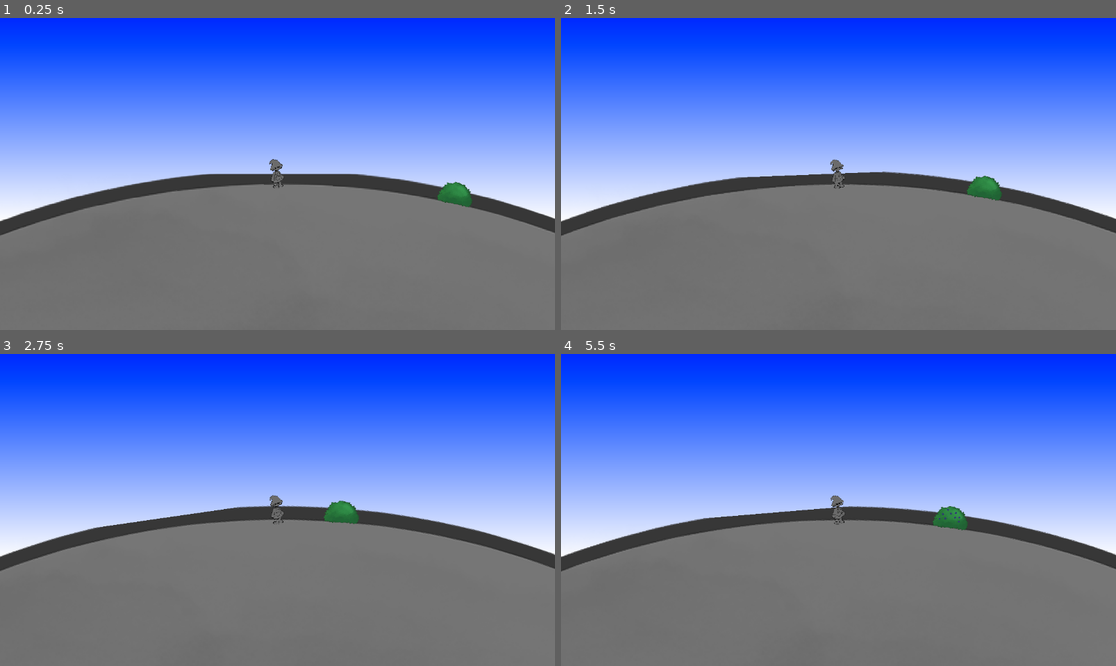
Above: before the commit, frames 1-4 (two rows, left to right).
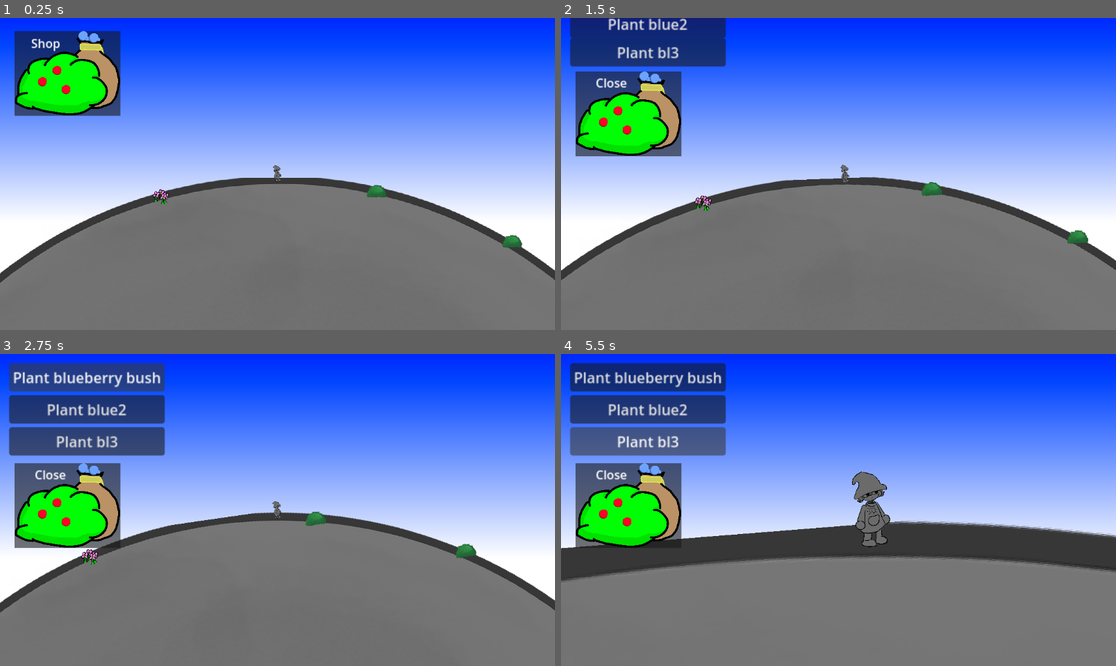
Above: after the commit, the same moments.

Repository: Jarten0/farming_loops
Game: Godot game, scene res://global/main_scene.tscn
Same seed, same stepped clock (60 frames per second), same inputs: the game is played once before the commit and once after it.
Inputs (mouse positions are in pixels of both pictures, inside the frame that each line leads up to):
- Up to frame 1 (0.25 s): no input
- Up to frame 2 (1.5 s): click (627, 74) at 0.52 s; hold D (move_right) from 1.28 s (still down); tap Space (harvest) at 1.35 s
- Up to frame 3 (2.75 s): tap Z (plant, bound only after the commit) at 1.55 s; release D (move_right) at 2 s; click (88, 375) at 2 s, where only the run after the commit has a clickable "Plant blueberry bush"
- Up to frame 4 (5.5 s): click (649, 410) at 2.75 s, where only the run after the commit has a clickable "Plant blue2"; click (649, 441) at 3.5 s, where only the run after the commit has a clickable "Plant bl3"; tap Enter at 4.25 s; hold A (move_left) 4.28-5.03 s; tap Z (plant, bound only after the commit) at 4.35 s; tap P (plant, bound only before the commit) at 4.55, 5.1 s; hold D (move_right) from 5.03 s (still down); tap Tab (toggle_camera, bound only after the commit) at 5.3 s

The runs differ from the first frame. In frame 1, 14% of the frame differs, in the area x 0-100%, y 4-85%; in frame 2, 18%; in frame 3, 20%; in frame 4, 25%, in the area x 0-100%, y 2-73%.
Error after the commit: Parse Error: Too few arguments for "count()" call. Expected at least 1 but received 0. (res://plants/plant.gd:28)

Commit message:
late night push idk whats on this

Diff:
--- a/global/attachable.gd
+++ b/global/attachable.gd
@@ -5,6 +5,9 @@
 
 
 func _physics_process(delta: float) -> void:
+	if !attached:
+		return
+
 	const DISTANCE: float = 5000; # export on attaching later
 	var new_pos = (global_position - attached.global_position).normalized();
 	global_position = (new_pos * DISTANCE) + attached.global_position;
--- /dev/null
+++ b/global/main_camera.gd
@@ -0,0 +1,29 @@
+extends Camera2D
+
+@export var target: Node2D
+@export_enum( "None", "Player", "Distant", "Space",) var mode
+@export var target_zoom: Vector2
+
+func _process(delta: float) -> void:
+	var target_pos = (target.global_position - global_position)
+	global_position += target_pos * clamp(delta * 10., 0, 1);
+	zoom += (target_zoom - zoom) * clamp(delta * 10., 0, 1);
+
+	if Input.is_action_just_pressed("toggle_camera"):
+		match mode:
+			"Player":
+				mode = "Range"
+			"Range":
+				mode = "Space"
+			"Space":
+				mode = "Player"
+			_:
+				mode = "Player"
+
+	match mode:
+		"Player":
+			target_zoom = Vector2(1, 1)
+		"Range":
+			target_zoom = Vector2(0.2, 0.2)
+		"Space":
+			target_zoom = Vector2(0.02, 0.02)
--- a/global/main_scene.tscn
+++ b/global/main_scene.tscn
@@ -1,13 +1,19 @@
-[gd_scene load_steps=11 format=3 uid="uid://bfefg40nn8vlj"]
+[gd_scene load_steps=17 format=3 uid="uid://bfefg40nn8vlj"]
 
 [ext_resource type="Texture2D" uid="uid://dweer6k68db0r" path="res://protag/character_game_jam.png" id="1_6ebau"]
+[ext_resource type="Script" uid="uid://tnghoijkctsu" path="res://global/main_camera.gd" id="1_xckwb"]
 [ext_resource type="Script" uid="uid://brsiganasfwku" path="res://protag/protag.gd" id="2_6c5vy"]
+[ext_resource type="PackedScene" uid="uid://c3shi0ab66n7r" path="res://shop/shop.tscn" id="2_s18ad"]
 [ext_resource type="Texture2D" uid="uid://dcjn83y1bjgc4" path="res://planets/world.png" id="3_kea51"]
 [ext_resource type="PackedScene" uid="uid://dxfcusyfc08sb" path="res://plants/berry/berry_bush.tscn" id="4_y5dew"]
 [ext_resource type="Script" uid="uid://60veij5n47b6" path="res://global/interaction.gd" id="5_xckwb"]
 [ext_resource type="Texture2D" uid="uid://cr3hkpofs4phx" path="res://planets/sun.png" id="6_6c5vy"]
 [ext_resource type="Shader" uid="uid://dsfw26xqtiyv2" path="res://shaders/Sky_Shader.tres" id="6_y5dew"]
 [ext_resource type="Script" uid="uid://cqi8ky2e2nm1p" path="res://planets/sun.gd" id="7_kea51"]
+[ext_resource type="Texture2D" uid="uid://mcaaebyi6dtk" path="res://plants/flower/basic_bloomer.png" id="11_0ponj"]
+[ext_resource type="Script" uid="uid://b3fhnmv0trj7m" path="res://plants/plant.gd" id="12_pp21b"]
+[ext_resource type="Texture2D" uid="uid://crcqvynlkd3uk" path="res://plants/flower/basic_bloomer_0.png" id="13_qroom"]
+[ext_resource type="Texture2D" uid="uid://cll3gg35glpi4" path="res://plants/flower/basic_bloomer_1.png" id="14_eely4"]
 
 [sub_resource type="QuadMesh" id="QuadMesh_8mm7a"]
 
@@ -20,26 +26,30 @@
 
 [node name="Main Level" type="Node2D"]
 
+[node name="MainCamera" type="Camera2D" parent="." node_paths=PackedStringArray("target")]
+unique_name_in_owner = true
+position = Vector2(-3, 63)
+scale = Vector2(0.1, 0.101038)
+ignore_rotation = false
+zoom = Vector2(0.02, 0.02)
+script = ExtResource("1_xckwb")
+target = NodePath("../Protag")
+mode = 0
+target_zoom = Vector2(0.2, 0.2)
+
 [node name="Protag" type="Sprite2D" parent="." node_paths=PackedStringArray("attached")]
 position = Vector2(-3, 63)
 scale = Vector2(0.1, 0.1)
 texture = ExtResource("1_6ebau")
 script = ExtResource("2_6c5vy")
-berries = null
 plant_type = 1
 attached = NodePath("../Earth")
-
-[node name="MainCamera" type="Camera2D" parent="Protag"]
-unique_name_in_owner = true
-scale = Vector2(1, 1.01038)
-ignore_rotation = false
-zoom = Vector2(0.335, 0.335)
 
 [node name="Earth" type="MeshInstance2D" parent="."]
 z_index = -6
 texture_filter = 1
-position = Vector2(0, 5002)
-scale = Vector2(10000, 10000)
+position = Vector2(0, 5000)
+scale = Vector2(9900, 9900)
 mesh = SubResource("QuadMesh_8mm7a")
 texture = ExtResource("3_kea51")
 
@@ -60,21 +70,6 @@
 position = Vector2(3712, 1540)
 attached = NodePath("../Earth")
 
-[node name="CanvasLayer" type="CanvasLayer" parent="."]
-layer = -1
-
-[node name="ColorRect" type="ColorRect" parent="CanvasLayer"]
-material = SubResource("ShaderMaterial_xckwb")
-anchors_preset = 15
-anchor_right = 1.0
-anchor_bottom = 1.0
-offset_left = -1723.0
-offset_top = -905.0
-offset_right = 565.0
-offset_bottom = 383.0
-grow_horizontal = 2
-grow_vertical = 2
-
 [node name="Sun" type="Sprite2D" parent="." node_paths=PackedStringArray("attached")]
 position = Vector2(120, -7101.4)
 scale = Vector2(1.9, 1.9)
@@ -87,3 +82,55 @@
 color = Color(0.7469, 0.899352, 0.97, 0.431373)
 texture = ExtResource("6_6c5vy")
 texture_scale = 8.0
+metadata/_edit_lock_ = true
+
+[node name="Backdrop" type="CanvasLayer" parent="."]
+layer = -1
+
+[node name="ColorRect" type="ColorRect" parent="Backdrop"]
+material = SubResource("ShaderMaterial_xckwb")
+anchors_preset = 15
+anchor_right = 1.0
+anchor_bottom = 1.0
+offset_left = -1723.0
+offset_top = -905.0
+offset_right = 565.0
+offset_bottom = 383.0
+grow_horizontal = 2
+grow_vertical = 2
+
+[node name="UI" type="CanvasLayer" parent="."]
+
+[node name="Shop" parent="UI" instance=ExtResource("2_s18ad")]
+scale = Vector2(1.9, 1.9)
+
+[node name="Flower" type="Sprite2D" parent="." node_paths=PackedStringArray("attached")]
+position = Vector2(-1289, 235)
+scale = Vector2(0.161815, 0.161815)
+texture = ExtResource("11_0ponj")
+script = ExtResource("12_pp21b")
+Type = null
+progress_to_harvest = null
+progression_rate = 0.16
+ready_to_harvest = null
+stage_textures = Array[Texture]([ExtResource("13_qroom"), ExtResource("14_eely4")])
+attached = NodePath("../Earth")
+
+[node name="Flower2" type="Sprite2D" parent="Flower"]
+position = Vector2(-308.994, 129.778)
+scale = Vector2(1, 1)
+texture = ExtResource("11_0ponj")
+
+[node name="Flower3" type="Sprite2D" parent="Flower"]
+position = Vector2(308.994, 197.756)
+scale = Vector2(1, 1)
+texture = ExtResource("11_0ponj")
+
+[node name="Flower4" type="Sprite2D" parent="Flower"]
+position = Vector2(166.857, 278.095)
+scale = Vector2(1, 1)
+texture = ExtResource("11_0ponj")
+
+[connection signal="pressed" from="UI/Shop/ShopInterface/Button" to="Protag" method="plant" binds= [1]]
+
+[editable path="UI/Shop"]
--- a/planets/sun.gd
+++ b/planets/sun.gd
@@ -2,7 +2,13 @@
 @export var rotation_speed: float = 1 / 10.
 @export var distance: Vector2
 @export var time: float
+@export var velocity: Vector2
 
 func _process(delta: float) -> void:
+	var prev = global_position;
+	if !attached:
+		global_position += velocity;
+		return
 	time += delta * rotation_speed
 	global_position = (distance - attached.global_position).rotated(time) + attached.global_position
+	velocity = global_position - prev;
--- a/plants/plant.gd
+++ b/plants/plant.gd
@@ -2,20 +2,30 @@
 extends Attachable
 
 enum PlantType {
-	None,
-	Berry,
-
+	None = 0,
+	Berry = 1,
+	Flower = 2,
 }
 
 @export var Type: PlantType
 @export var progress_to_harvest: float
 @export var progression_rate: float = 0.2
 @export var ready_to_harvest: bool
+@export_group("Staged growth properties")
+@export var stage_textures: Array[Texture]
+var harvest_texture: Texture
 
 var instantiated = false
 func _ready() -> void:
+	harvest_texture = self.texture
 	if !instantiated:
 		%Collections.harvestable_plants.append(self)
+
+func _process(delta: float) -> void:
+	if ready_to_harvest:
+		self.texture = harvest_texture
+		return
+	var stage = progress_to_harvest * stage_textures.count()
 
 func _physics_process(delta: float) -> void:
 	if ready_to_harvest:
--- a/project.godot
+++ b/project.godot
@@ -21,9 +21,14 @@
 
 [input]
 
+ui_focus_next={
+"deadzone": 0.5,
+"events": [Object(InputEventKey,"resource_local_to_scene":false,"resource_name":"","device":-1,"window_id":0,"alt_pressed":false,"shift_pressed":false,"ctrl_pressed":true,"meta_pressed":false,"pressed":false,"keycode":4194306,"physical_keycode":0,"key_label":0,"unicode":0,"location":0,"echo":false,"script":null)
+]
+}
 plant={
 "deadzone": 0.2,
-"events": [Object(InputEventKey,"resource_local_to_scene":fa …(140 unchanged characters)… d":false,"keycode":0,"physical_keycode":80,"key_label":0,"unicode":112,"location":0,"echo":false,"script":null)
+"events": [Object(InputEventKey,"resource_local_to_scene":fa …(140 unchanged characters)… d":false,"keycode":0,"physical_keycode":90,"key_label":0,"unicode":122,"location":0,"echo":false,"script":null)
 ]
 }
 harvest={
@@ -41,6 +46,11 @@
 "events": [Object(InputEventKey,"resource_local_to_scene":false,"resource_name":"","device":-1,"window_id":0,"alt_press …(192 unchanged characters)…
 ]
 }
+toggle_camera={
+"deadzone": 0.2,
+"events": [Object(InputEventKey,"resource_local_to_scene":false,"resource_name":"","device":-1,"window_id":0,"alt_pressed":false,"shift_pressed":false,"ctrl_pressed":false,"meta_pressed":false,"pressed":false,"keycode":0,"physical_keycode":4194306,"key_label":0,"unicode":0,"location":0,"echo":false,"script":null)
+]
+}
 
 [rendering]
 
--- a/protag/protag.gd
+++ b/protag/protag.gd
@@ -44,6 +44,10 @@
 	if !Input.is_action_just_pressed("plant"):
 		return;
 
+	plant(plant_type)
+
+
+func plant(type: Harvestable.PlantType):
 	match plant_type:
 		Harvestable.PlantType.None:
 			return;
@@ -53,7 +57,7 @@
 			else:
 				return
 
-	var scene: PackedScene = %Collections.plantable_plants[plant_type]
+	var scene: PackedScene = %Collections.plantable_plants[type]
 
 	var plant: Harvestable = scene.instantiate()
 	plant.global_position = global_position
@@ -62,3 +66,5 @@
 	%Collections.harvestable_plants.append(plant)
 
 	$"/root/Main Level".add_child(plant, true)
+
+	pass
--- /dev/null
+++ b/shop/open_shop_button.gd
@@ -0,0 +1,4 @@
+extends Control
+
+func _process(delta: float) -> void:
+	position = Vector2(10, 10 + (%ShopInterface.progress * -200))
--- /dev/null
+++ b/shop/shop.tscn
@@ -0,0 +1,107 @@
+[gd_scene load_steps=4 format=3 uid="uid://c3shi0ab66n7r"]
+
+[ext_resource type="Texture2D" uid="uid://byqika8as6w5t" path="res://shop/icon.png" id="1_r2p71"]
+[ext_resource type="Script" uid="uid://bx60dep3nbnlo" path="res://shop/shop_interface.gd" id="2_sxvro"]
+[ext_resource type="Script" uid="uid://dktobp2ntbcrs" path="res://shop/open_shop_button.gd" id="3_givde"]
+
+[node name="Shop" type="Control"]
+top_level = true
+z_index = 100
+z_as_relative = false
+layout_mode = 3
+anchors_preset = 0
+
+[node name="ShopInterface" type="Control" parent="." node_paths=PackedStringArray("buttons")]
+unique_name_in_owner = true
+layout_mode = 3
+anchors_preset = 0
+offset_right = 40.0
+offset_bottom = 40.0
+script = ExtResource("2_sxvro")
+buttons = [NodePath("Button"), NodePath("Button2"), NodePath("Button3"), NodePath("CloseShopButton")]
+
+[node name="Button" type="Button" parent="ShopInterface"]
+layout_mode = 0
+offset_left = 12.0
+offset_top = 12.0
+offset_right = 182.0
+offset_bottom = 43.0
+focus_mode = 0
+text = "Plant blueberry bush"
+
+[node name="Button2" type="Button" parent="ShopInterface"]
+layout_mode = 0
+offset_left = 10.0
+offset_top = 61.0
+offset_right = 180.0
+offset_bottom = 92.0
+focus_mode = 0
+text = "Plant blue2"
+
+[node name="Button3" type="Button" parent="ShopInterface"]
+layout_mode = 0
+offset_left = 8.0
+offset_top = 117.0
+offset_right = 178.0
+offset_bottom = 148.0
+focus_mode = 0
+text = "Plant bl3"
+
+[node name="CloseShopButton" type="Control" parent="ShopInterface"]
+anchors_preset = 0
+offset_left = 25.0
+offset_top = 165.0
+offset_right = 65.0
+offset_bottom = 205.0
+
+[node name="Label" type="Label" parent="ShopInterface/CloseShopButton"]
+z_index = 1
+layout_mode = 2
+offset_left = 28.0
+offset_top = 7.0
+offset_right = 109.0
+offset_bottom = 30.0
+scale = Vector2(0.820655, 0.820655)
+text = "Close"
+
+[node name="CloseButton" type="Button" parent="ShopInterface/CloseShopButton"]
+layout_mode = 0
+offset_left = 6.0
+offset_top = 4.0
+offset_right = 2040.0
+offset_bottom = 1641.0
+scale = Vector2(0.056732, 0.056732)
+focus_mode = 0
+icon = ExtResource("1_r2p71")
+
+[node name="OpenShopButton" type="Control" parent="."]
+layout_mode = 3
+anchors_preset = 0
+offset_left = 7.0
+offset_top = -94.0
+offset_right = 47.0
+offset_bottom = -54.0
+script = ExtResource("3_givde")
+
+[node name="Label" type="Label" parent="OpenShopButton"]
+z_index = 1
+layout_mode = 2
+offset_left = 24.0
+offset_top = 8.0
+offset_right = 105.0
+offset_bottom = 31.0
+scale = Vector2(0.820655, 0.820655)
+text = "Shop"
+
+[node name="OpenButton" type="Button" parent="OpenShopButton"]
+layout_mode = 0
+offset_left = 6.0
+offset_top = 4.0
+offset_right = 2040.0
+offset_bottom = 1641.0
+scale = Vector2(0.056732, 0.056732)
+focus_mode = 0
+icon = ExtResource("1_r2p71")
+
+[connection signal="pressed" from="ShopInterface/CloseShopButton/CloseButton" to="ShopInterface" method="close"]
+[connection signal="pressed" from="OpenShopButton/OpenButton" to="ShopInterface" method="open"]
--- /dev/null
+++ b/shop/shop_interface.gd
@@ -0,0 +1,27 @@
+extends Control
+
+@export var buttons: Array[Control]
+@export var progress: float = 0
+@export var is_open = false
+
+func open():
+	is_open = true
+
+func close():
+	is_open = false
+
+func _process(delta: float) -> void:
+	if is_open && progress < 1:
+		progress = clamp(progress + delta, 0, 1)
+	elif !is_open && progress > 0:
+		progress = clamp(progress - delta, 0, 1)
+
+	var positions: Array[Vector2] = []
+	for button in buttons:
+		positions.append(button.position)
+
+	var i = 0
+	for position in positions:
+		var target_position = (i * 35) + 510
+		buttons[i].position = Vector2(10, (target_position * progress) - 500)
+		i += 1
Not shown, added: global/main_camera.gd.uid
Binary file added: plants/flower/basic_bloomer.png
Not shown, added: plants/flower/basic_bloomer.png.import
Binary file added: plants/flower/basic_bloomer_0.png
Not shown, added: plants/flower/basic_bloomer_0.png.import
Binary file added: plants/flower/basic_bloomer_1.png
Not shown, added: plants/flower/basic_bloomer_1.png.import
Binary file added: shop/icon.png
Not shown, added: shop/icon.png.import
Not shown, added: shop/open_shop_button.gd.uid
Not shown, added: shop/shop_interface.gd.uid
Not shown, added: planets/sun.kra
(and 9 more such lines)
